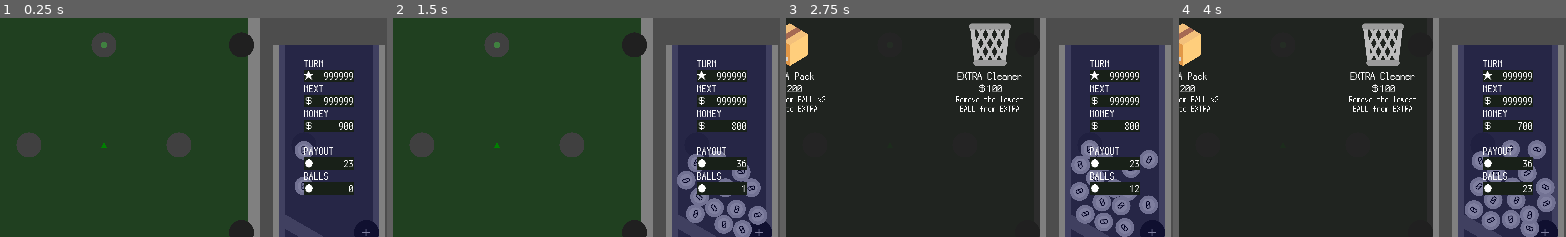
Above: before the commit, frames 1-4 (left to right).
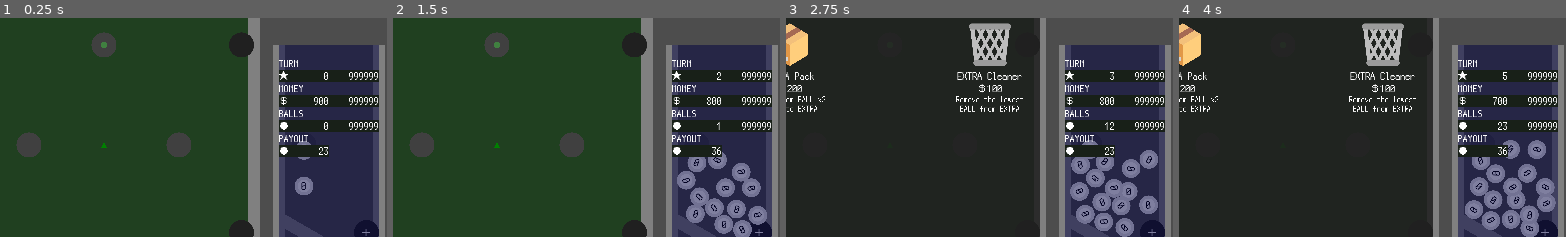
Above: after the commit, the same moments.

Repository: kamikoloss/gamball
Game: Godot game, scene res://scenes/main.tscn
Two runs of this game, one before a commit and one after it. Both use one fixed random seed, a clock stepped at 60 frames per second and the inputs below.
Inputs:
- Up to frame 1 (0.25 s): no input
- Up to frame 2 (1.5 s): click "＄⇒●" at 0.5 s; click "●⇒＄" at 1.25 s
- Up to frame 3 (2.75 s): click "SHOP" at 2 s
- Up to frame 4 (4 s): click "INFO" at 2.75 s; click "＄⇒●" at 3.5 s
The pictures show only the part of the screen within x 7-57%, y 43-92%; the shares and areas given below are measured in that part.

The runs differ from the first frame. In frame 1, 5.5% of the frame differs, in the area x 72-98%, y 19-81%; in frame 2, 5.5%; in frame 3, 5.5%; in frame 4, 5.6%.

Commit message:
Turn を表示するようにした

Diff:
--- a/scenes/main.tscn
+++ b/scenes/main.tscn
@@ -18,7 +18,7 @@
 
 [sub_resource type="RectangleShape2D" id="RectangleShape2D_fi0lo"]
 
-[node name="Main" type="Node" node_paths=PackedStringArray(" …(121 unchanged characters)… ton", "_shop_button", "_info_button", "_money_label", "_balls_label", "_payout_l …(101 unchanged characters)…
+[node name="Main" type="Node" node_paths=PackedStringArray(" …(121 unchanged characters)… ton", "_shop_button", "_info_button", "_turn_label", "_money_label", "_balls_label", "_payout_l …(101 unchanged characters)…
 script = ExtResource("1_h2e4g")
 _ball_scene = ExtResource("4_ldgjm")
 _billiards = NodePath("Billiards")
@@ -32,6 +32,7 @@
 _sell_balls_button = NodePath("UI/Buttons/Sell")
 _shop_button = NodePath("UI/Buttons/Shop")
 _info_button = NodePath("UI/Buttons/Info")
+_turn_label = NodePath("UI/Score/Turn/Turn")
 _money_label = NodePath("UI/Score/Money/Money")
 _balls_label = NodePath("UI/Score/Balls/Balls")
 _payout_label = NodePath("UI/Score/Payout/Payout")
@@ -1628,9 +1629,9 @@
 [node name="Turn" type="Control" parent="UI/Score"]
 layout_mode = 3
 anchors_preset = 0
-offset_left = 20.0
+offset_left = -20.0
 offset_top = 20.0
-offset_right = 20.0
+offset_right = -20.0
 offset_bottom = 20.0
 
 [node name="TextureRect" type="TextureRect" parent="UI/Score/Turn"]
@@ -1653,7 +1654,7 @@
 text = "TURN"
 vertical_alignment = 1
 
-[node name="Turn" type="Label" parent="UI/Score/Turn"]
+[node name="Label2" type="Label" parent="UI/Score/Turn"]
 layout_mode = 0
 offset_top = 20.0
 offset_right = 320.0
@@ -1661,11 +1662,10 @@
 scale = Vector2(0.25, 0.25)
 theme_override_fonts/font = ExtResource("7_yeeqd")
 theme_override_font_sizes/font_size = 64
-text = "999999"
-horizontal_alignment = 2
-vertical_alignment = 1
-
-[node name="Label2" type="Label" parent="UI/Score/Turn"]
+text = "★"
+vertical_alignment = 1
+
+[node name="Turn" type="Label" parent="UI/Score/Turn"]
 layout_mode = 0
 offset_top = 20.0
 offset_right = 320.0
@@ -1673,18 +1673,18 @@
 scale = Vector2(0.25, 0.25)
 theme_override_fonts/font = ExtResource("7_yeeqd")
 theme_override_font_sizes/font_size = 64
-text = "★"
-vertical_alignment = 1
-
-[node name="Next" type="Control" parent="UI/Score"]
-layout_mode = 3
+text = "999999"
+horizontal_alignment = 2
+vertical_alignment = 1
+
+[node name="Money" type="Control" parent="UI/Score"]
 anchors_preset = 0
-offset_left = 20.0
+offset_left = -20.0
 offset_top = 60.0
-offset_right = 20.0
+offset_right = -20.0
 offset_bottom = 60.0
 
-[node name="TextureRect" type="TextureRect" parent="UI/Score/Next"]
+[node name="TextureRect" type="TextureRect" parent="UI/Score/Money"]
 modulate = Color(0.12549, 0.12549, 0.12549, 1)
 self_modulate = Color(0.752941, 1, 0.752941, 1)
 layout_mode = 0
@@ -1694,28 +1694,17 @@
 texture = ExtResource("1_jd8wc")
 expand_mode = 1
 
-[node name="Label" type="Label" parent="UI/Score/Next"]
+[node name="Label" type="Label" parent="UI/Score/Money"]
 layout_mode = 0
 offset_right = 320.0
 offset_bottom = 80.0
 scale = Vector2(0.25, 0.25)
 theme_override_fonts/font = ExtResource("7_yeeqd")
 theme_override_font_sizes/font_size = 64
-text = "NEXT"
-vertical_alignment = 1
-
-[node name="Label2" type="Label" parent="UI/Score/Next"]
-layout_mode = 0
-offset_top = 20.0
-offset_right = 160.0
-offset_bottom = 100.0
-scale = Vector2(0.25, 0.25)
-theme_override_fonts/font = ExtResource("7_yeeqd")
-theme_override_font_sizes/font_size = 64
-text = "＄"
-vertical_alignment = 1
-
-[node name="Next" type="Label" parent="UI/Score/Next"]
+text = "MONEY"
+vertical_alignment = 1
+
+[node name="Label2" type="Label" parent="UI/Score/Money"]
 layout_mode = 0
 offset_top = 20.0
 offset_right = 320.0
@@ -1723,18 +1712,29 @@
 scale = Vector2(0.25, 0.25)
 theme_override_fonts/font = ExtResource("7_yeeqd")
 theme_override_font_sizes/font_size = 64
+text = "＄"
+vertical_alignment = 1
+
+[node name="Money" type="Label" parent="UI/Score/Money"]
+layout_mode = 0
+offset_top = 20.0
+offset_right = 320.0
+offset_bottom = 100.0
+scale = Vector2(0.25, 0.25)
+theme_override_fonts/font = ExtResource("7_yeeqd")
+theme_override_font_sizes/font_size = 64
 text = "999999"
 horizontal_alignment = 2
 vertical_alignment = 1
 
-[node name="Money" type="Control" parent="UI/Score"]
+[node name="Balls" type="Control" parent="UI/Score"]
 anchors_preset = 0
-offset_left = 20.0
+offset_left = -20.0
 offset_top = 100.0
-offset_right = 20.0
+offset_right = -20.0
 offset_bottom = 100.0
 
-[node name="TextureRect" type="TextureRect" parent="UI/Score/Money"]
+[node name="TextureRect" type="TextureRect" parent="UI/Score/Balls"]
 modulate = Color(0.12549, 0.12549, 0.12549, 1)
 self_modulate = Color(0.752941, 1, 0.752941, 1)
 layout_mode = 0
@@ -1744,17 +1744,17 @@
 texture = ExtResource("1_jd8wc")
 expand_mode = 1
 
-[node name="Label" type="Label" parent="UI/Score/Money"]
+[node name="Label" type="Label" parent="UI/Score/Balls"]
 layout_mode = 0
 offset_right = 320.0
 offset_bottom = 80.0
 scale = Vector2(0.25, 0.25)
 theme_override_fonts/font = ExtResource("7_yeeqd")
 theme_override_font_sizes/font_size = 64
-text = "MONEY"
-vertical_alignment = 1
-
-[node name="Label2" type="Label" parent="UI/Score/Money"]
+text = "BALLS"
+vertical_alignment = 1
+
+[node name="Label2" type="Label" parent="UI/Score/Balls"]
 layout_mode = 0
 offset_top = 20.0
 offset_right = 320.0
@@ -1762,10 +1762,10 @@
 scale = Vector2(0.25, 0.25)
 theme_override_fonts/font = ExtResource("7_yeeqd")
 theme_override_font_sizes/font_size = 64
-text = "＄"
-vertical_alignment = 1
-
-[node name="Money" type="Label" parent="UI/Score/Money"]
+text = "●"
+vertical_alignment = 1
+
+[node name="Balls" type="Label" parent="UI/Score/Balls"]
 layout_mode = 0
 offset_top = 20.0
 offset_right = 320.0
@@ -1779,10 +1779,10 @@
 
 [node name="Payout" type="Control" parent="UI/Score"]
 anchors_preset = 0
-offset_left = 20.0
-offset_top = 160.0
-offset_right = 20.0
-offset_bottom = 160.0
+offset_left = -20.0
+offset_top = 140.0
+offset_right = -20.0
+offset_bottom = 140.0
 
 [node name="TextureRect" type="TextureRect" parent="UI/Score/Payout"]
 modulate = Color(0.12549, 0.12549, 0.12549, 1)
@@ -1827,14 +1827,15 @@
 horizontal_alignment = 2
 vertical_alignment = 1
 
-[node name="Balls" type="Control" parent="UI/Score"]
+[node name="Turn2" type="Control" parent="UI/Score"]
+layout_mode = 3
 anchors_preset = 0
-offset_left = 20.0
-offset_top = 200.0
-offset_right = 20.0
-offset_bottom = 200.0
-
-[node name="TextureRect" type="TextureRect" parent="UI/Score/Balls"]
+offset_left = 60.0
+offset_top = 20.0
+offset_right = 60.0
+offset_bottom = 20.0
+
+[node name="TextureRect" type="TextureRect" parent="UI/Score/Turn2"]
 modulate = Color(0.12549, 0.12549, 0.12549, 1)
 self_modulate = Color(0.752941, 1, 0.752941, 1)
 layout_mode = 0
@@ -1844,17 +1845,7 @@
 texture = ExtResource("1_jd8wc")
 expand_mode = 1
 
-[node name="Label" type="Label" parent="UI/Score/Balls"]
-layout_mode = 0
-offset_right = 320.0
-offset_bottom = 80.0
-scale = Vector2(0.25, 0.25)
-theme_override_fonts/font = ExtResource("7_yeeqd")
-theme_override_font_sizes/font_size = 64
-text = "BALLS"
-vertical_alignment = 1
-
-[node name="Label2" type="Label" parent="UI/Score/Balls"]
+[node name="Turn" type="Label" parent="UI/Score/Turn2"]
 layout_mode = 0
 offset_top = 20.0
 offset_right = 320.0
@@ -1862,10 +1853,59 @@
 scale = Vector2(0.25, 0.25)
 theme_override_fonts/font = ExtResource("7_yeeqd")
 theme_override_font_sizes/font_size = 64
-text = "●"
-vertical_alignment = 1
-
-[node name="Balls" type="Label" parent="UI/Score/Balls"]
+text = "999999"
+horizontal_alignment = 2
+vertical_alignment = 1
+
+[node name="Money2" type="Control" parent="UI/Score"]
+layout_mode = 3
+anchors_preset = 0
+offset_left = 60.0
+offset_top = 60.0
+offset_right = 60.0
+offset_bottom = 60.0
+
+[node name="TextureRect" type="TextureRect" parent="UI/Score/Money2"]
+modulate = Color(0.12549, 0.12549, 0.12549, 1)
+self_modulate = Color(0.752941, 1, 0.752941, 1)
+layout_mode = 0
+offset_top = 20.0
+offset_right = 80.0
+offset_bottom = 40.0
+texture = ExtResource("1_jd8wc")
+expand_mode = 1
+
+[node name="Money" type="Label" parent="UI/Score/Money2"]
+layout_mode = 0
+offset_top = 20.0
+offset_right = 320.0
+offset_bottom = 100.0
+scale = Vector2(0.25, 0.25)
+theme_override_fonts/font = ExtResource("7_yeeqd")
+theme_override_font_sizes/font_size = 64
+text = "999999"
+horizontal_alignment = 2
+vertical_alignment = 1
+
+[node name="Balls2" type="Control" parent="UI/Score"]
+layout_mode = 3
+anchors_preset = 0
+offset_left = 60.0
+offset_top = 100.0
+offset_right = 60.0
+offset_bottom = 100.0
+
+[node name="TextureRect" type="TextureRect" parent="UI/Score/Balls2"]
+modulate = Color(0.12549, 0.12549, 0.12549, 1)
+self_modulate = Color(0.752941, 1, 0.752941, 1)
+layout_mode = 0
+offset_top = 20.0
+offset_right = 80.0
+offset_bottom = 40.0
+texture = ExtResource("1_jd8wc")
+expand_mode = 1
+
+[node name="Balls" type="Label" parent="UI/Score/Balls2"]
 layout_mode = 0
 offset_top = 20.0
 offset_right = 320.0
@@ -2140,6 +2180,7 @@
 product_type = 5
 
 [node name="Info" type="Control" parent="UI"]
+visible = false
 layout_mode = 3
 anchors_preset = 0
 
--- a/scenes/product.tscn
+++ b/scenes/product.tscn
@@ -69,6 +69,7 @@
 
 [node name="Buy" type="TextureRect" parent="."]
 self_modulate = Color(0.501961, 0.25098, 0.25098, 1)
+layout_mode = 0
 offset_left = -40.0
 offset_top = 30.0
 offset_right = 40.0
@@ -78,6 +79,7 @@
 expand_mode = 1
 
 [node name="Label" type="Label" parent="Buy"]
+layout_mode = 0
 offset_left = -40.0
 offset_right = 600.0
 offset_bottom = 80.0
--- a/scripts/main.gd
+++ b/scripts/main.gd
@@ -29,6 +29,7 @@
 @export var _sell_balls_button: Button
 @export var _shop_button: Button
 @export var _info_button: Button
+@export var _turn_label: Label
 @export var _money_label: Label
 @export var _balls_label: Label
 @export var _payout_label: Label
@@ -40,6 +41,10 @@
 @export var _arrow_square: TextureRect
 
 
+var turn: int = 0:
+	set(value):
+		turn = value
+		_turn_label.text = str(turn)
 var money: int = 0:
 	set(value):
 		money = value
@@ -87,6 +92,7 @@
 	_arrow_square.scale.y = 0
 
 	# Label 用に初期化する
+	turn = 0
 	money = 1000
 	balls = 0
 
@@ -140,6 +146,8 @@
 			if DRAG_LENGTH_MIN < clamped_length:
 				var impulse = drag_vector.normalized() * clamped_length
 				_billiards.shoot_ball(impulse * _impulse_ratio)
+				# ターンはここで進む
+				turn += 1
 			# ドラッグの距離が充分でない場合: Ball 生成をなかったことにする
 			else:
 				_billiards.rollback_spawn_ball()
@@ -229,7 +237,7 @@
 func _on_product_icon_pressed(product: Product) -> void:
 	# Money が足りない場合: 何もしない
 	if money < product.price:
-		print("no money!")
+		print("[Main] no money!")
 		return
 
 	var ball_level_rarity = {
